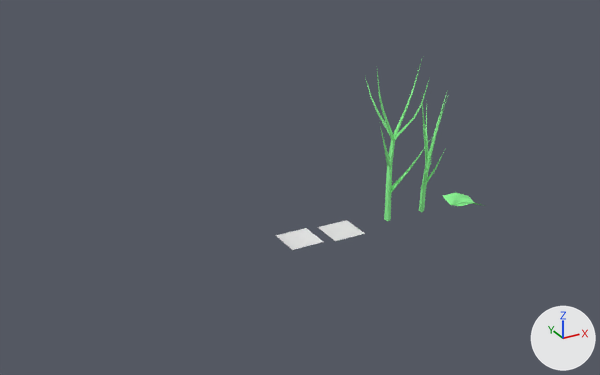
Two versions of the FBX model Assets/GFX/3D/Scenery/Plants/Plants.FBX, one commit apart.
Both versions are drawn from a 50 mm camera at (-25.2, -45.9, 27.2) aimed at (0.3, 0.5, 4.0). Lighting does not change. The marker at lower right points along +X, +Y and +Z. Where no turn or scale is listed for an object, it has been applied to the vertices. Vertices at the same position are counted once.

The first picture shows 'Flower_A', 'Flower_Leaf_A', 'Flower_Low_A', 'Flower_Stalk_A', 'Flower_Stalk_B'.
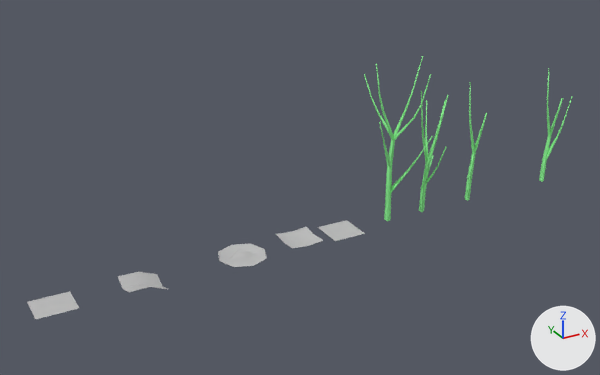
Boxes [x1, y1, x2, y2] around the edits, measured in the pictures (600 x 375 px):
'Flower_Stalk_B', reshaped
    before: [365, 60, 432, 221]
    after: [364, 56, 433, 221]
'Flower_Leaf_A', recoloured, moved
    before: [443, 193, 485, 206]
    after: [118, 272, 169, 292]
'Flower_B', added
    after: [218, 244, 267, 267]
'Flower_Stalk_A', reshaped
    before: [419, 90, 448, 212]
    after: [419, 91, 448, 212]
'Flower_Low_Leaf_A', added
    after: [27, 291, 79, 319]
'Flower_A', recoloured (white to grey)
    both: [276, 227, 323, 250]
'Flower_Low_A', recoloured (white to grey)
    both: [318, 220, 365, 241]
'Flower_Stalk_D', added (green)
    after: [539, 70, 573, 182]
'Flower_Stalk_C', added (green)
    after: [465, 82, 487, 201]
part 1 of me_mesh_004, built on
    before: [377, 72, 430, 104]
    after: [376, 64, 431, 104]
part 3 of me_mesh_001, built on
    before: [421, 90, 448, 184]
    after: [421, 91, 448, 185]

The change, as a list of edits to the scene's bpy script:
```text
Change me_mesh_004:
    remove me_mesh_004.from_pydata(...)  # 72 vertices, 72 faces; spans x -2.36..3.0, y -3.08..3.23, z -0.03..12.19
    add me_mesh_004.from_pydata(...)  # 84 vertices, 72 faces; spans x -2.38..3.03, y -3.11..3.26, z -0.03..12.18
    me_mesh_004 part 1: 2 vertices removed from x -1.59..0.72, y -3.08..-0.05, z 11.91..12.19; 6 vertices added at x -1.61..0.76, y -3.11..-0.02, z 11.89..12.18
    me_mesh_004 part 2: the surface is now shaded smooth
Change me_mesh_001:
    remove me_mesh_001.from_pydata(...)  # 51 vertices, 51 faces; spans x -0.67..1.96, y -1.65..2.4, z -0.02..9.64
    add me_mesh_001.from_pydata(...)  # 81 vertices, 69 faces; spans x -0.69..2.0, y -1.68..2.43, z -0.02..9.63
    me_mesh_001 part 3
    6 vertices are removed from x -0.67..1.96, y -1.65..2.4, z 4.9..9.64
    23 faces are deleted
    18 vertices move from x -0.39..1.07, y -0.9..1.31, z 3.22..6.79 to x -0.3..1.04, y -0.88..1.08, z 2.64..6.08
    36 vertices are added at x -0.69..2.0, y -1.68..2.43, z 3.38..9.63
    42 new faces join them
    me_mesh_001 part 4: the surface is now shaded smooth
Change me_mesh_003:
    where me_mesh_003.from_pydata(...)  # 9 vertices, 4 faces; spans x -0.01..2.71, y -1.15..1.15, z -0.73..0.16
    remove me_mesh_003.materials.append(mat_flowerstalk)  # green #91ff99
    add me_mesh_003.materials.append(mat_leaf)  # grey #bcbcbc
Change me_mesh:
    where me_mesh.from_pydata(...)  # 14 vertices, 20 faces; spans x -1.25..1.25, y -1.25..1.25, z -0.24..0.32
    remove me_mesh.materials.append(mat_flower_a)  # light grey #e3e3e3
    add me_mesh.materials.append(mat_flower)  # grey #bcbcbc
Change me_mesh_002:
    where me_mesh_002.from_pydata(...)  # 9 vertices, 8 faces; spans x -1.25..1.25, y -1.25..1.25, z -0.11..0.12
    remove me_mesh_002.materials.append(mat_flower_a)  # light grey #e3e3e3
    add me_mesh_002.materials.append(mat_flower)  # grey #bcbcbc
Add me_mesh_005:
    me_mesh_005.from_pydata([(-0.01, -1.14, 0.0), (2.65, -1.15, 0.0), (2.65, 1.14, 0.0), (0.0, 1.15, 0.0)], [], [(1, 2, 3, 0)])
    me_mesh_005.materials.append(mat_leaf)  # grey #bcbcbc
Change ob_flower_leaf_a:
    ob_flower_leaf_a.location: (13.46, 0.08, 0.06) -> (-12.88, 0.0, 0.06)
Add ob_flower_low_leaf_a:
    ob_flower_low_leaf_a = bpy.data.objects.new('Flower_Low_Leaf_A', me_mesh_005)
    ob_flower_low_leaf_a.location = (-18.61, 0.0, 0.0)
Add ob_flower_stalk_c:
    ob_flower_stalk_c = bpy.data.objects.new('Flower_Stalk_C', me_mesh_007)  # 27 vertices, 23 faces; spans x -0.69..1.26, y -0.18..0.24, z -0.02..9.63; in mat_flowerstalk (green #91ff99)
    ob_flower_stalk_c.location = (15.12, 0.0, 0.0)
Add ob_flower_stalk_d:
    ob_flower_stalk_d = bpy.data.objects.new('Flower_Stalk_D', me_mesh_008)  # 39 vertices, 33 faces; spans x -0.69..1.26, y -1.34..0.24, z -0.02..9.63; in mat_flowerstalk (green #91ff99)
    ob_flower_stalk_d.location = (22.95, 0.0, 0.0)
Add ob_flower_b:
    ob_flower_b = bpy.data.objects.new('Flower_B', me_mesh_006)  # 22 vertices, 36 faces; spans x -1.73..1.72, y -1.73..1.73, z -0.76..0.39; in mat_flower (grey #bcbcbc)
    ob_flower_b.location = (-4.45, 0.0, 0.0)
```
